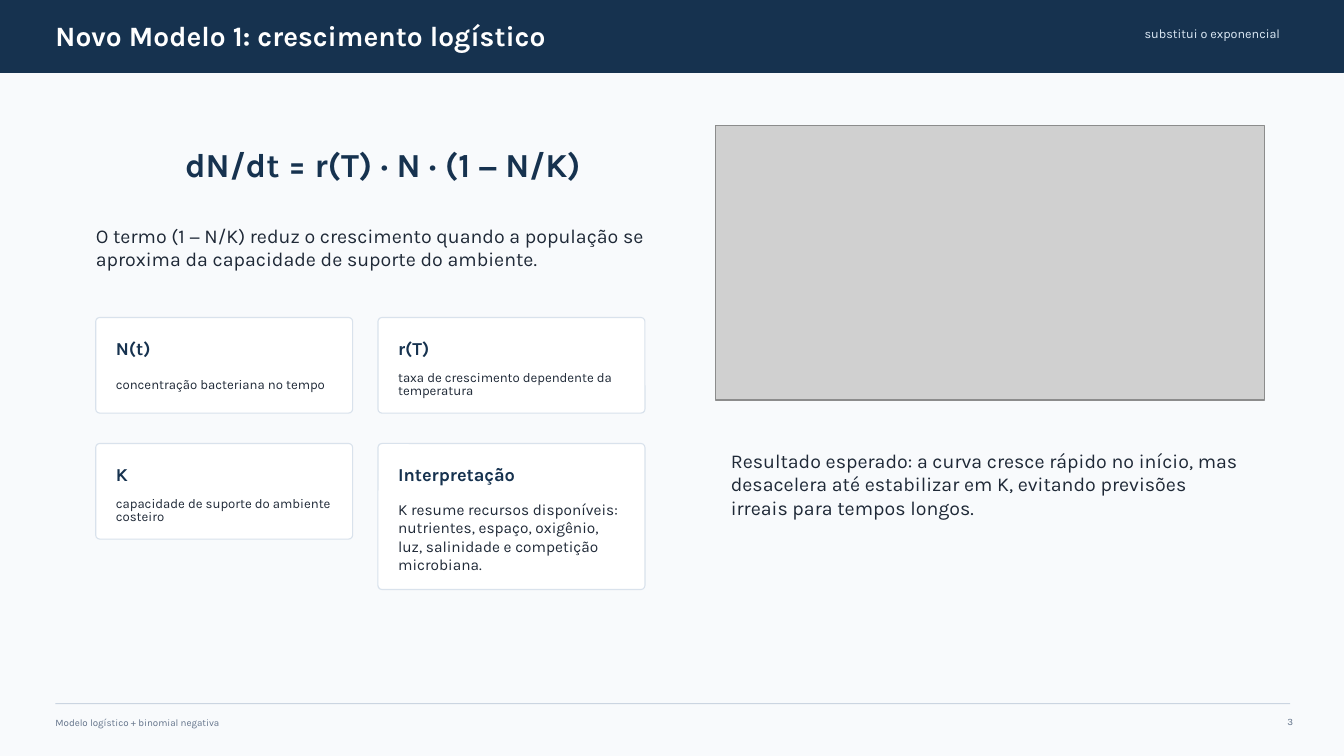
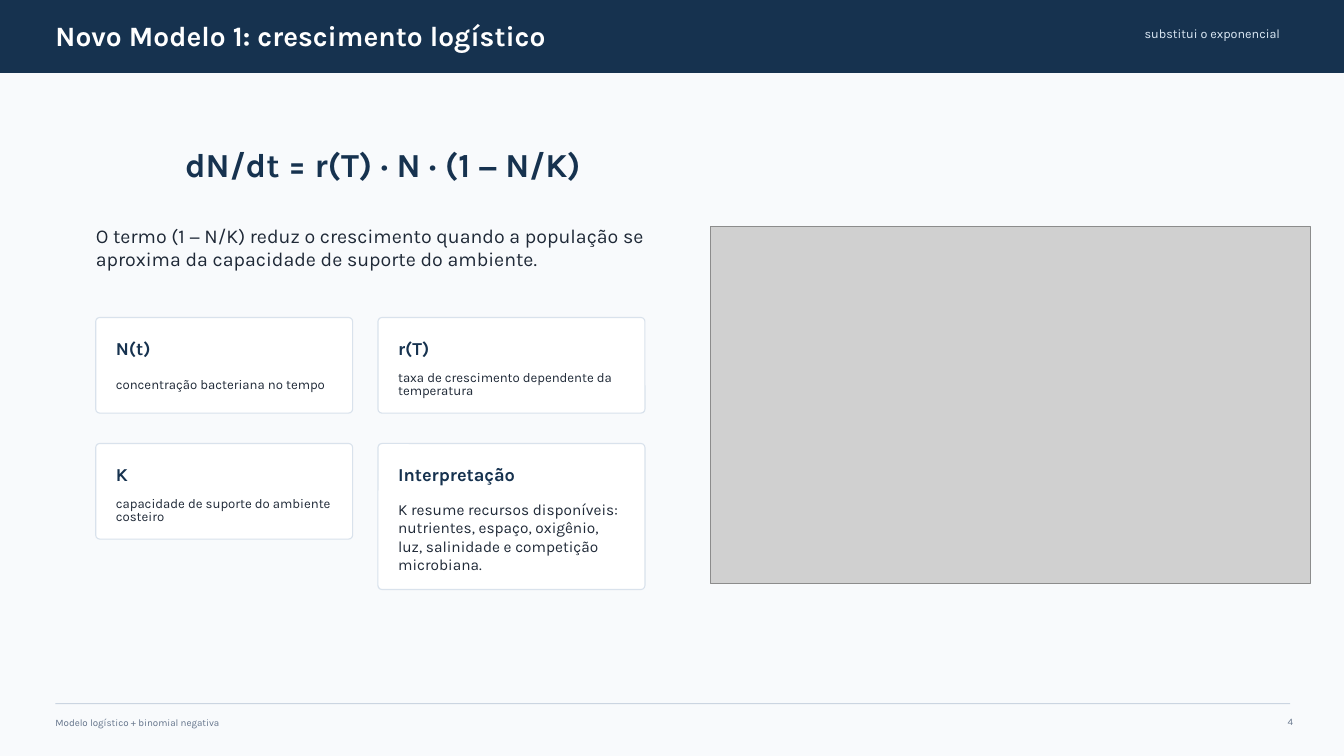
Before and after one commit to BrunoCavalli/trabalho-de-epidemiologia, a slide deck: slide 5 of parte_2_modelo_logistico_binomial_negativa.pptx. Drawn at 1344x756 pixels with LibreOffice and Linux fonts; fonts in the diff are those of the drawing; grey boxes stand for pictures. Boxes give left, top, right and bottom in pixels: in the first picture for what was removed or moved away, otherwise in the second. Text is boxed around its words. In the diff, an @@ line names an element or a change of style, - is before the commit and + after.

```diff
--- a/parte_2_modelo_logistico_binomial_negativa.pptx
+++ b/parte_2_modelo_logistico_binomial_negativa.pptx
@@ picture: place and size @@
-picture at bbox=[716, 126, 1265, 400]
+picture at bbox=[711, 227, 1311, 584]
@@ text removed at bbox=[731, 453, 1237, 520] @@
-Resultado esperado: a curva cresce rápido no início, mas desacelera até estabilizar em K, evitando previsões irreais para tempos longos.
```
Also in this commit, not shown: 8 other slides changed, 2 slides added, 3 slides removed, 1 other file.
